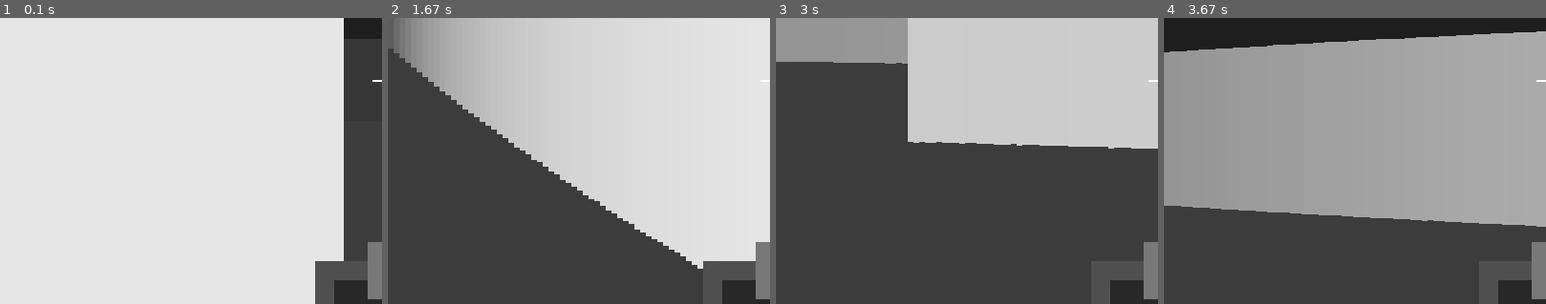
Above: before the commit, frames 1-4 (left to right).
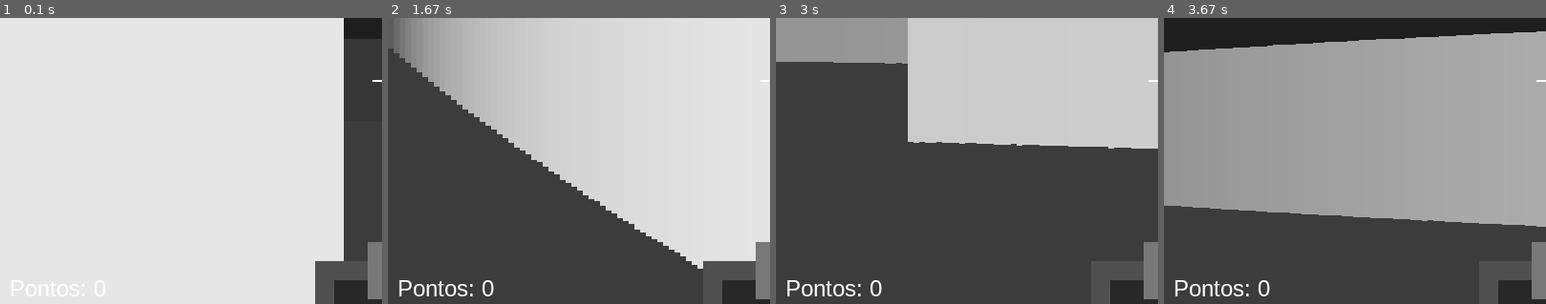
Above: after the commit, the same moments.

Repository: PDR181/mini-doom-pygame
Game: pygame game, started from main.py
The game is run twice, just before and just after one commit, with the same random seed, the same clock (stepped at 60 frames per second) and the same inputs.
Inputs (mouse positions are % of the whole screen's width and height, from its top left):
- Up to frame 1 (0.1 s): no input
- Up to frame 2 (1.67 s): hold D 0.33-0.8 s; move the mouse to (46, 54) at 0.37 s; hold W 0.83-1.3 s; move the mouse to (82, 47) at 0.87 s; hold D from 1.33 s (still down); move the mouse to (26, 51) at 1.37 s
- Up to frame 3 (3 s): release D at 1.8 s; hold A 1.83-2.37 s; move the mouse to (19, 35) at 1.87 s; hold S 2.4-2.87 s; move the mouse to (65, 15) at 2.43 s; hold A from 2.9 s (still down); move the mouse to (62, 59) at 2.93 s
- Up to frame 4 (3.67 s): release A at 3.37 s; hold W from 3.4 s (still down); move the mouse to (52, 16) at 3.43 s
The pictures show only the part of the screen within x 0-50%, y 39-89%; the shares and areas given below are measured in that part.

The runs differ from the first frame. In frame 1, 0.2% of the frame differs, in the area x 3-28%, y 91-98%; in frame 2, 0.5%; in frame 3, 0.5%; in frame 4, 0.5%.

Commit message:
feat: adicionado sistema de pontuacao por inimigo morto

Diff:
--- a/main.py
+++ b/main.py
@@ -24,6 +24,7 @@
 player_speed = 3
 mouse_sensitivity = 0.003
 player_health = 100
+score = 0
 
 TILE_SIZE = 50
 
@@ -337,11 +338,15 @@
     health_text = font.render(f"Vida: {player_health}", True, (255, 255, 255))
     enemies_alive = sum(1 for enemy in enemies if enemy["alive"])
     enemy_text = font.render(f"Inimigos: {enemies_alive}", True, (255, 255, 255))
+    score_text = font.render(f"Pontos: {score}", True, (255, 255, 255))
 
     screen.blit(health_text, (10, HEIGHT - 35))
     screen.blit(enemy_text, (10, HEIGHT - 65))
+    screen.blit(score_text, (10, HEIGHT - 95))
 
 def shoot_enemy():
+    global score
+
     visible_targets = []
 
     for enemy in enemies:
@@ -372,6 +377,7 @@
         if enemy["health"] <= 0:
             enemy["health"] = 0
             enemy["alive"] = False
+            score += 100
 
 running = True
 while running:
